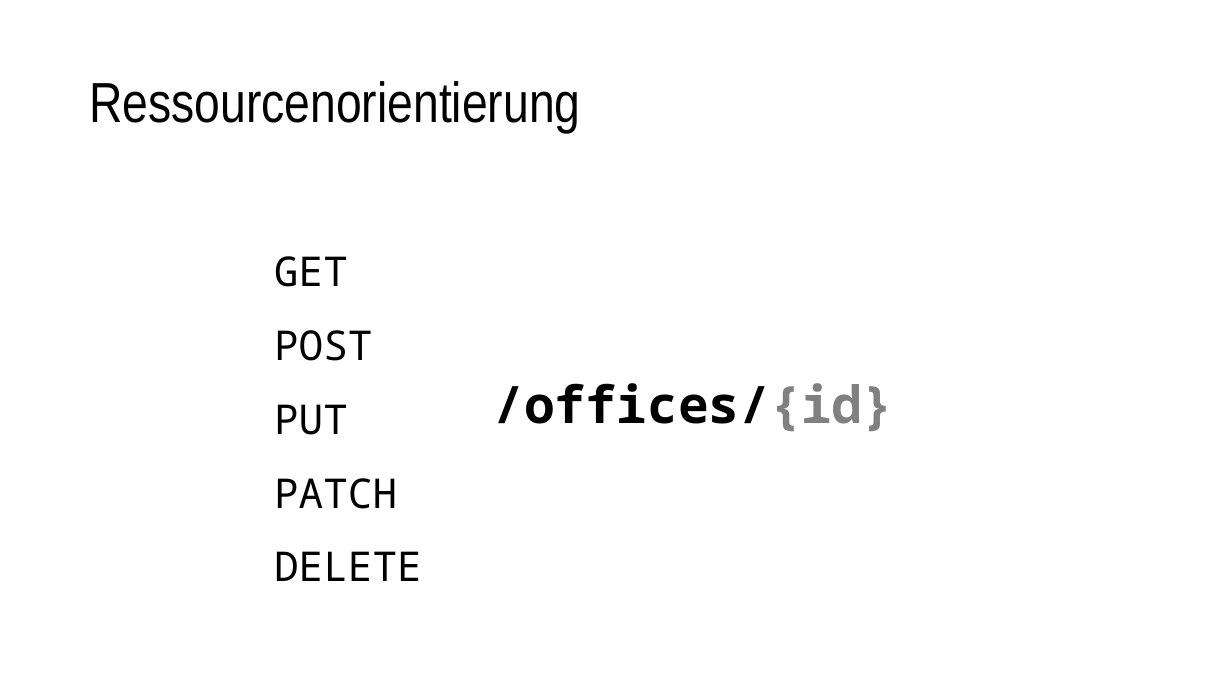
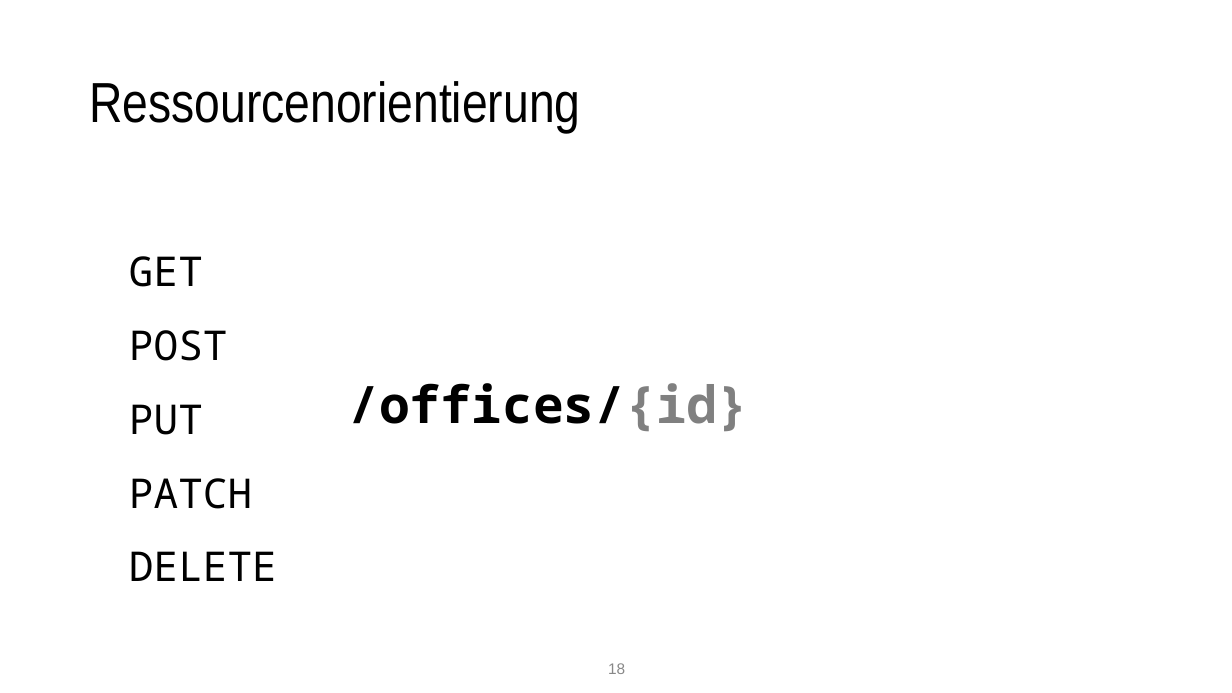
Before and after one commit to nordlb-public/techtalks, a slide deck: slide 18 of 01-api-design/präsentation.pptx. Drawn at 1232x693 pixels with LibreOffice and Linux fonts; fonts in the diff are those of the drawing. Boxes give left, top, right and bottom in pixels: in the first picture for what was removed or moved away, otherwise in the second. Text is boxed around its words. In the diff, an @@ line names an element or a change of style, - is before the commit and + after.

```diff
--- a/01-api-design/präsentation.pptx
+++ b/01-api-design/präsentation.pptx
@@ text "GET": place and size @@
-text "GET" at box(274, 256, 422, 581)
+text "GET" at box(129, 256, 277, 581)
@@ text "/offices/{id}": place and size @@
-text "/offices/{id}" at box(493, 383, 893, 431)
+text "/offices/{id}" at box(348, 383, 748, 431)
@@ page number added at box(608, 663, 625, 674), 12 pt, text #888888 @@
+18
```
Also in this commit, not shown: 24 other slides changed, 11 slides added, 1 slide removed, 3 other files.
